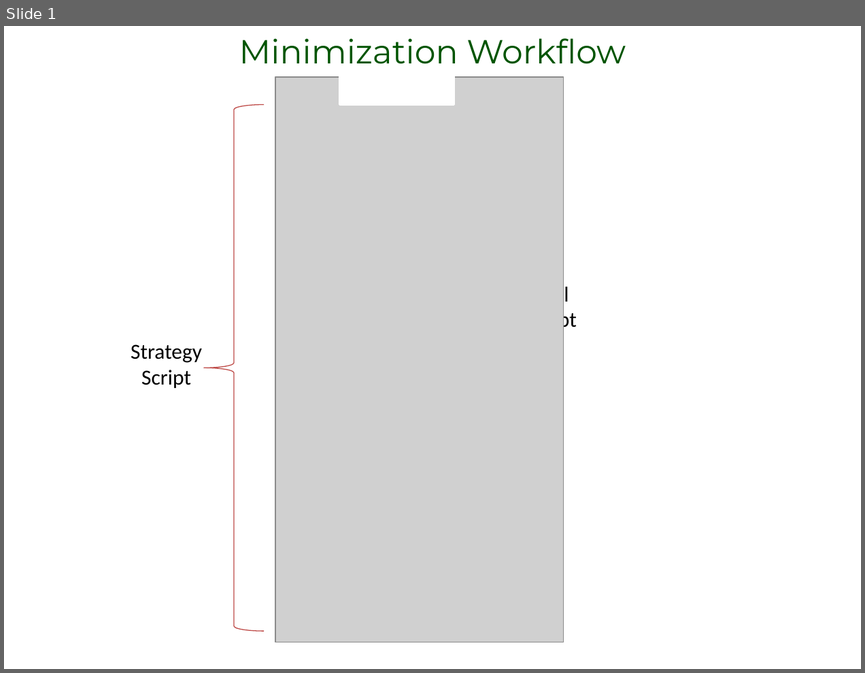
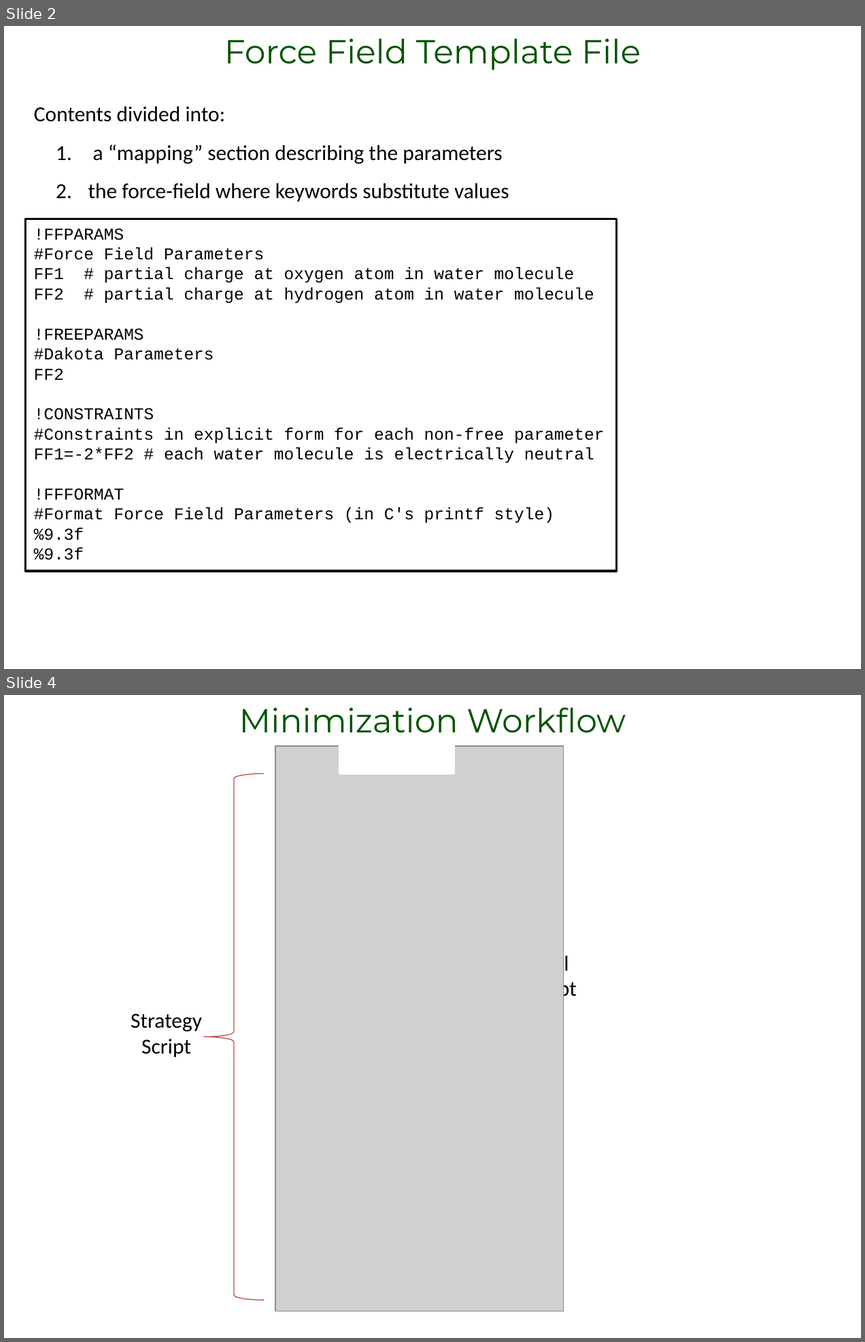
Before and after one commit to camm/documents, a slide deck: Jose/minimization_design.pptx. Shown one above the other, each under a label of ours: slide 1 before the commit, slides 2 and 4 after it; the slides between them are not shown. The pictures are 865x673 and 865x1342 pixels, drawn with LibreOffice and Linux fonts; fonts in the diff are those of the drawing; grey boxes stand for pictures. Boxes give left, top, right and bottom in pixels: in the first picture for what was removed or moved away, otherwise in the second. Text is boxed around its words. In the diff, an @@ line names an element or a change of style, - is before the commit and + after.

Commit message:
Force field template creator

```diff
--- a/Jose/minimization_design.pptx
+++ b/Jose/minimization_design.pptx
@@ slide 2 added at (4, 26, 861, 669), background #FFFFFF @@
@@ text added at (224, 38, 640, 70), 28 pt, text #005400 @@
+Force Field Template File
@@ text added at (34, 106, 509, 201), 18 pt, text #000000 @@
+Contents divided into:
+1. a “mapping” section describing the parameters
+2. the force-field where keywords substitute values
@@ rectangle added at (26, 219, 617, 571), outline #000000 2 pt @@
@@ text added at (34, 228, 604, 560), 14 pt, text #000000 @@
+!FFPARAMS
+#Force Field Parameters
+FF1 # partial charge at oxygen atom in water molecule
+FF2 # partial charge at hydrogen atom in water molecule
+!FREEPARAMS
+#Dakota Parameters
+FF2
+!CONSTRAINTS
+#Constraints in explicit form for each non-free parameter
+FF1=-2*FF2 # each water molecule is electrically neutral
+!FFFORMAT
+#Format Force Field Parameters (in C's printf style)
+%9.3f
+%9.3f
@@ what was slide 1 is now slide 4 @@
```
Also in this commit, not shown: 2 other slides added, 4 slides removed, 6 other files.
